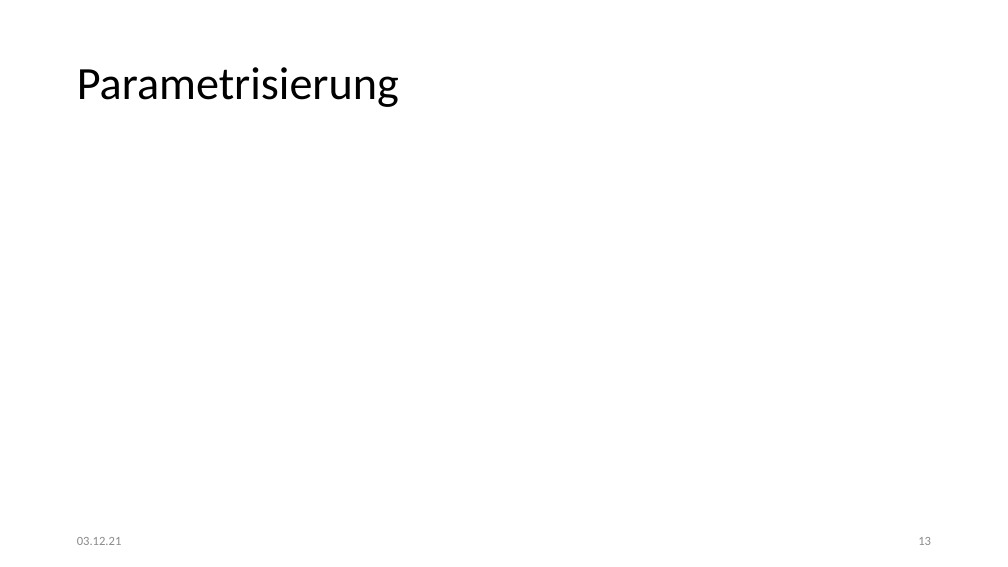
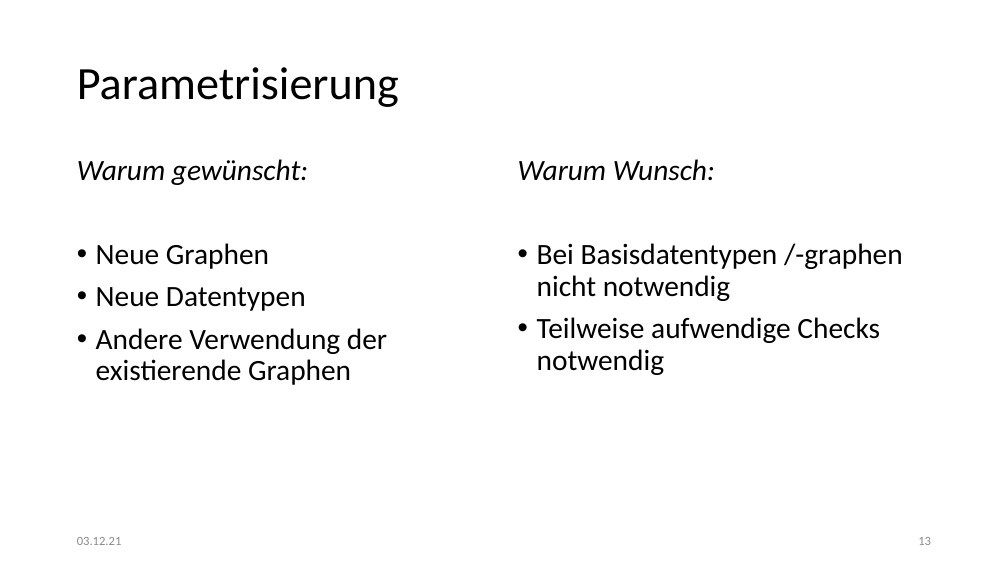
Before and after one commit to kittyahy/PSEAppGruppe2, a slide deck: slide 13 of Praesentationen/01-Definitionsphase/Präsentation.pptx. Drawn at 1008x567 pixels with LibreOffice and Linux fonts; fonts in the diff are those of the drawing. Boxes give left, top, right and bottom in pixels: in the first picture for what was removed or moved away, otherwise in the second. Text is boxed around its words. In the diff, an @@ line names an element or a change of style, - is before the commit and + after.

```diff
--- a/Praesentationen/01-Definitionsphase/Präsentation.pptx
+++ b/Praesentationen/01-Definitionsphase/Präsentation.pptx
@@ text added at (77,159,387,385), 28 pt, text #000000 @@
+Warum gewünscht:
+• Neue Graphen
+• Neue Datentypen
+• Andere Verwendung der existierende Graphen
@@ text added at (518,159,903,375), 28 pt, text #000000 @@
+Warum Wunsch:
+• Bei Basisdatentypen /-graphen nicht notwendig
+• Teilweise aufwendige Checks notwendig
```
Also in this commit, not shown: 1 other slide changed.
